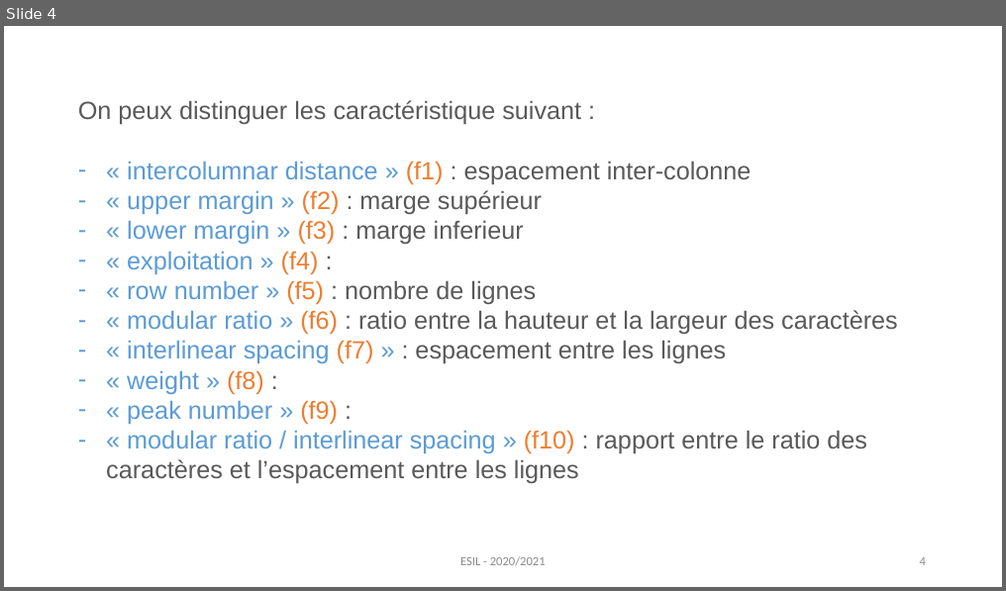
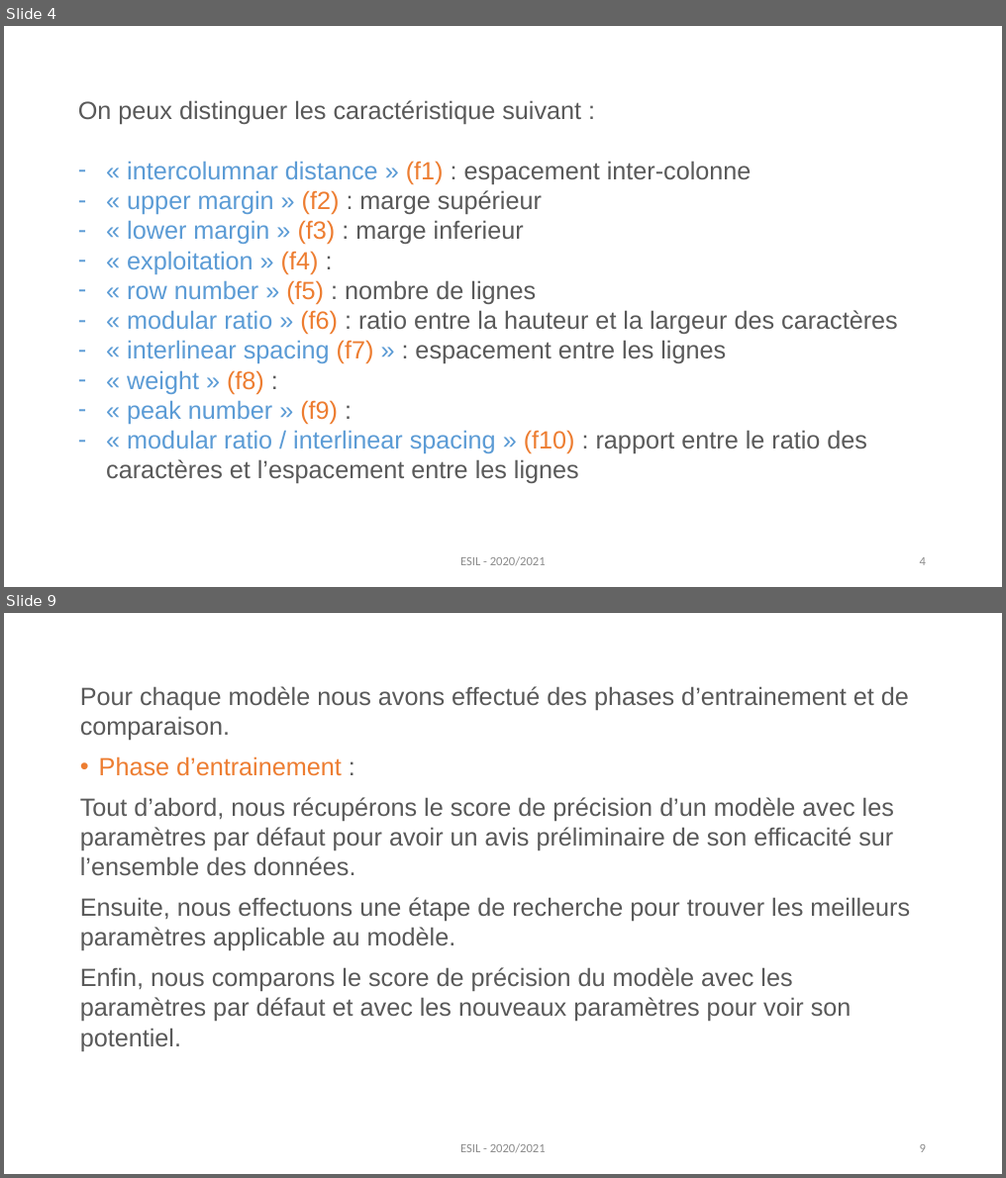
Before and after one commit to virtuel75/avila-analysis, a slide deck: docs/Avila analysis - Presentation.pptx. Shown one above the other, each under a label of ours: slide 4 before the commit, slides 4 and 9 after it; the slides between them are not shown. The pictures are 1006x591 and 1006x1178 pixels, drawn with LibreOffice and Linux fonts; fonts in the diff are those of the drawing. Boxes give left, top, right and bottom in pixels: in the first picture for what was removed or moved away, otherwise in the second. Text is boxed around its words. In the diff, an @@ line names an element or a change of style, - is before the commit and + after.

```diff
--- a/docs/Avila analysis - Presentation.pptx
+++ b/docs/Avila analysis - Presentation.pptx
@@ slide 9 added at box(4, 613, 1002, 1174), background #FFFFFF @@
@@ text added at box(80, 686, 910, 1052), 24 pt, text #595959 @@
+Pour chaque modèle nous avons effectué des phases d’entrainement et de comparaison.
+• Phase d’entrainement :
+Tout d’abord, nous récupérons le score de précision d’un modèle avec les paramètres par défaut pour avoir un avis préliminaire de son efficacité sur l’ensemble des données.
+Ensuite, nous effectuons une étape de recherche pour trouver les meilleurs paramètres applicable au modèle.
+Enfin, nous comparons le score de précision du modèle avec les paramètres par défaut et avec les nouveaux paramètres pour voir son potentiel.
@@ text added at box(460, 1144, 546, 1154), 12 pt, text #8C8C8C @@
+ESIL - 2020/2021
@@ page number added at box(920, 1145, 926, 1153), 12 pt, text #8C8C8C @@
+9
```
Also in this commit, not shown: 4 slides changed, 2 other slides added, 2 slides removed, 1 other file.
